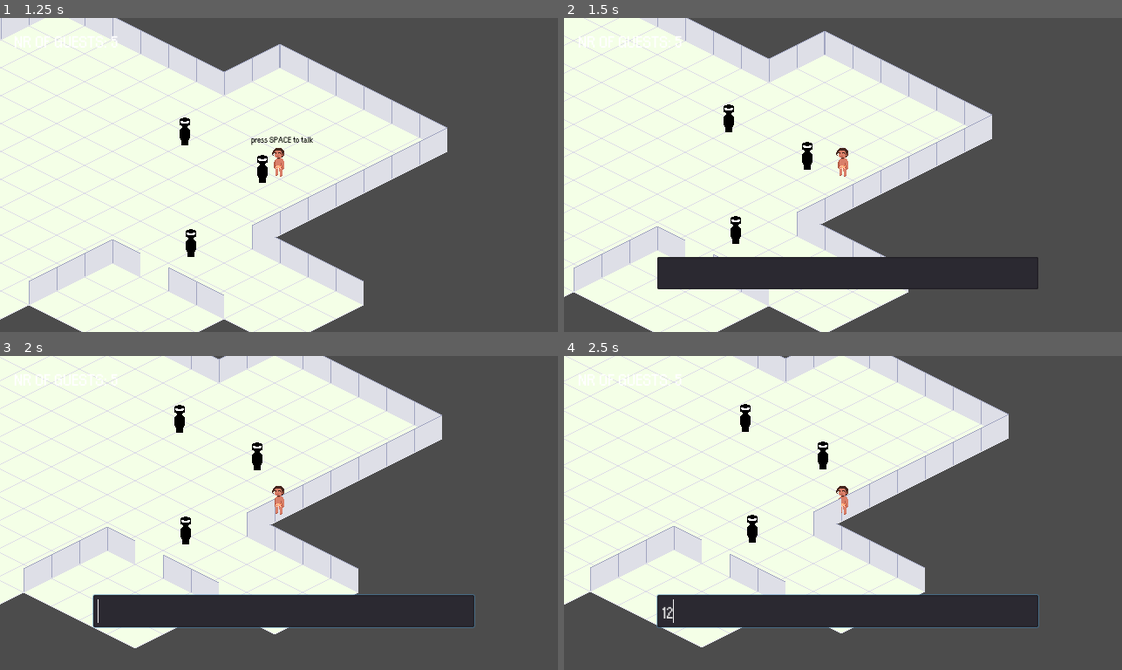
Above: before the commit, frames 1-4 (two rows, left to right).
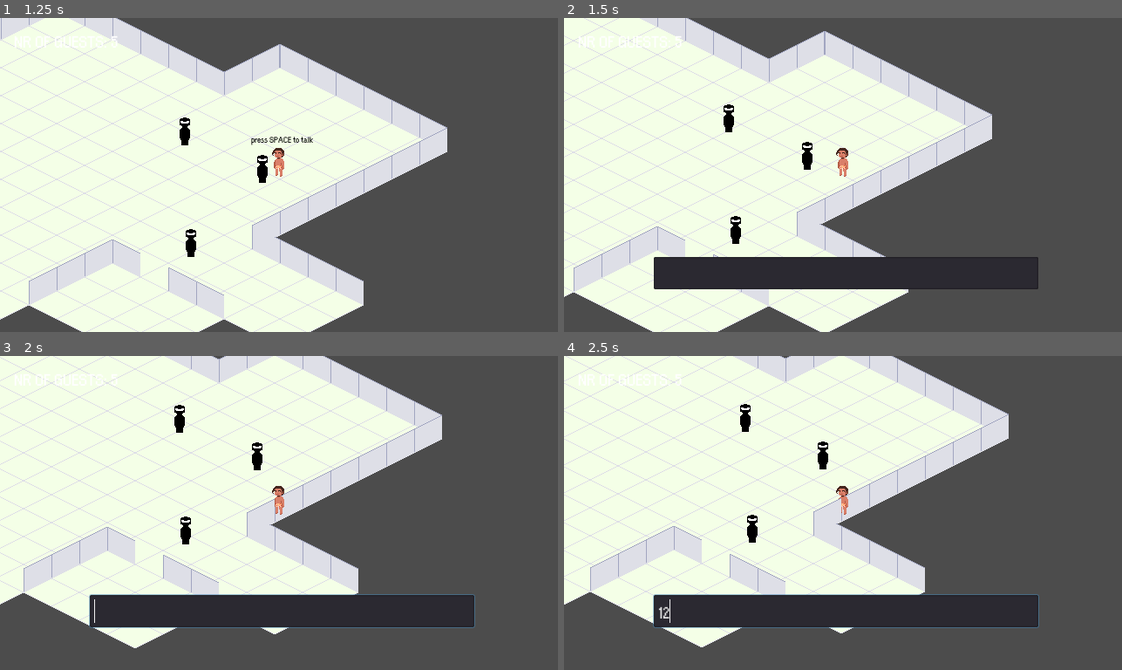
Above: after the commit, the same moments.

Repository: Boffl/language-game-prototype
Game: Godot game, scene res://Party.tscn
Two runs of this game, one before a commit and one after it. Both use one fixed random seed, a clock stepped at 60 frames per second and the inputs below.
Inputs (mouse positions are in pixels of both pictures, inside the frame that each line leads up to):
- Up to frame 1 (1.25 s): tap Enter (ui_accept) at 0.5, 0.77 s; hold Right (ui_right) from 0.53 s (still down)
- Up to frame 2 (1.5 s): tap Space at 1.25 s; release Right (ui_right) at 1.28 s; hold Down (ui_down) from 1.28 s (still down)
- Up to frame 3 (2 s): keep holding Down (ui_down); tap Enter (ui_accept) at 1.52 s
- Up to frame 4 (2.5 s): release Down (ui_down) at 2 s; click (848, 610) at 2.02 s; type "12" at 2.1 s

Frame 1 is identical in both runs. In frame 2, less than 0.1% of the frame differs, in the area x 16-17%, y 76-87%; in frame 3, 0.1%; in frame 4, 0.2%, in the area x 15-20%, y 75-87%.

Commit message:
delet node 'label' in ChatBox.tscn since it is no longer used

Diff:
--- a/ChatBox/ChatBox.tscn
+++ b/ChatBox/ChatBox.tscn
@@ -46,12 +46,7 @@
 margin_right = 798.0
 margin_bottom = 459.0
 
-[node name="Label" type="Label" parent="VBoxContainer/HBoxContainer"]
-margin_top = 11.0
-margin_bottom = 25.0
-
 [node name="LineEdit" type="LineEdit" parent="VBoxContainer/HBoxContainer"]
-margin_left = 4.0
 margin_right = 798.0
 margin_bottom = 37.0
 size_flags_horizontal = 3
